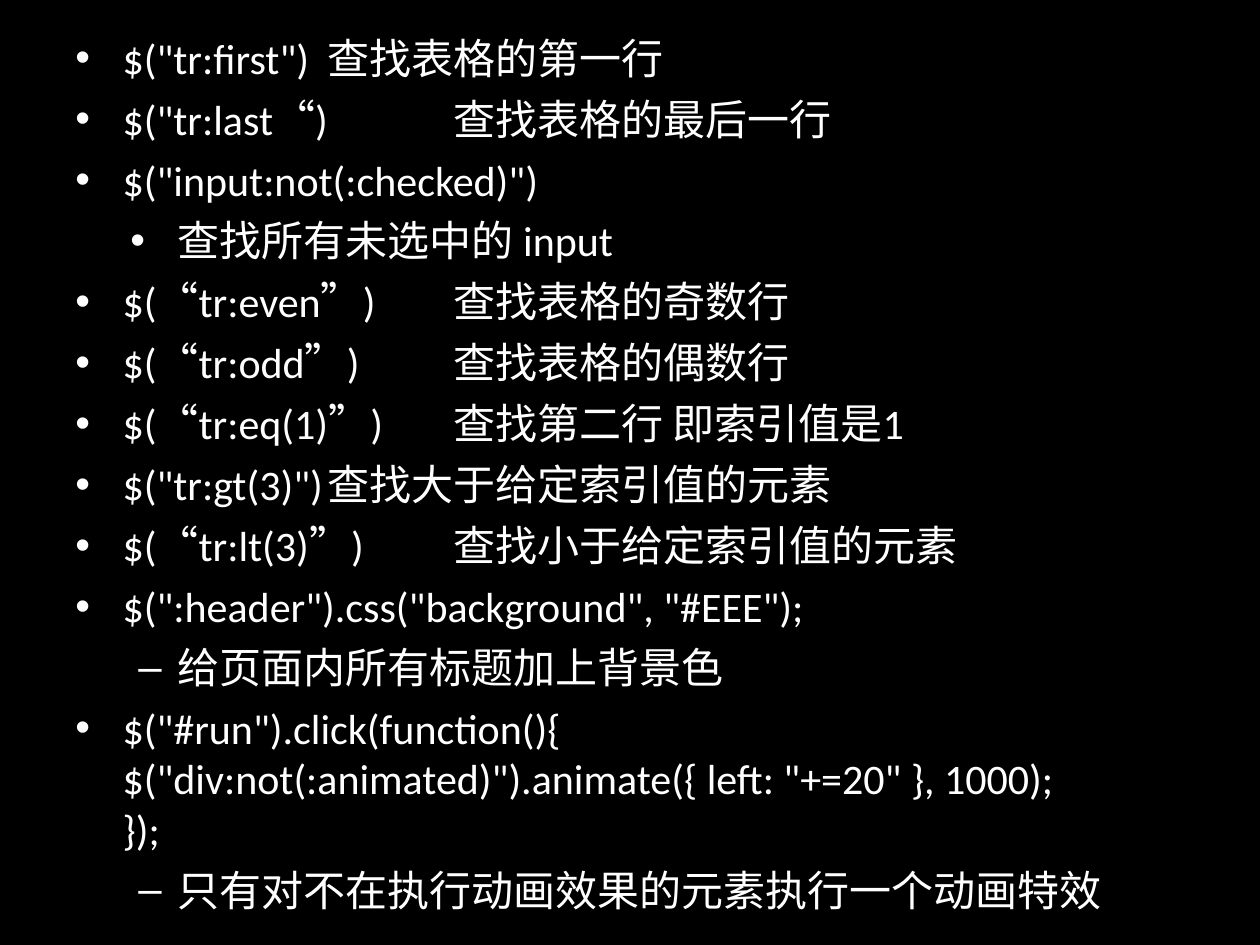
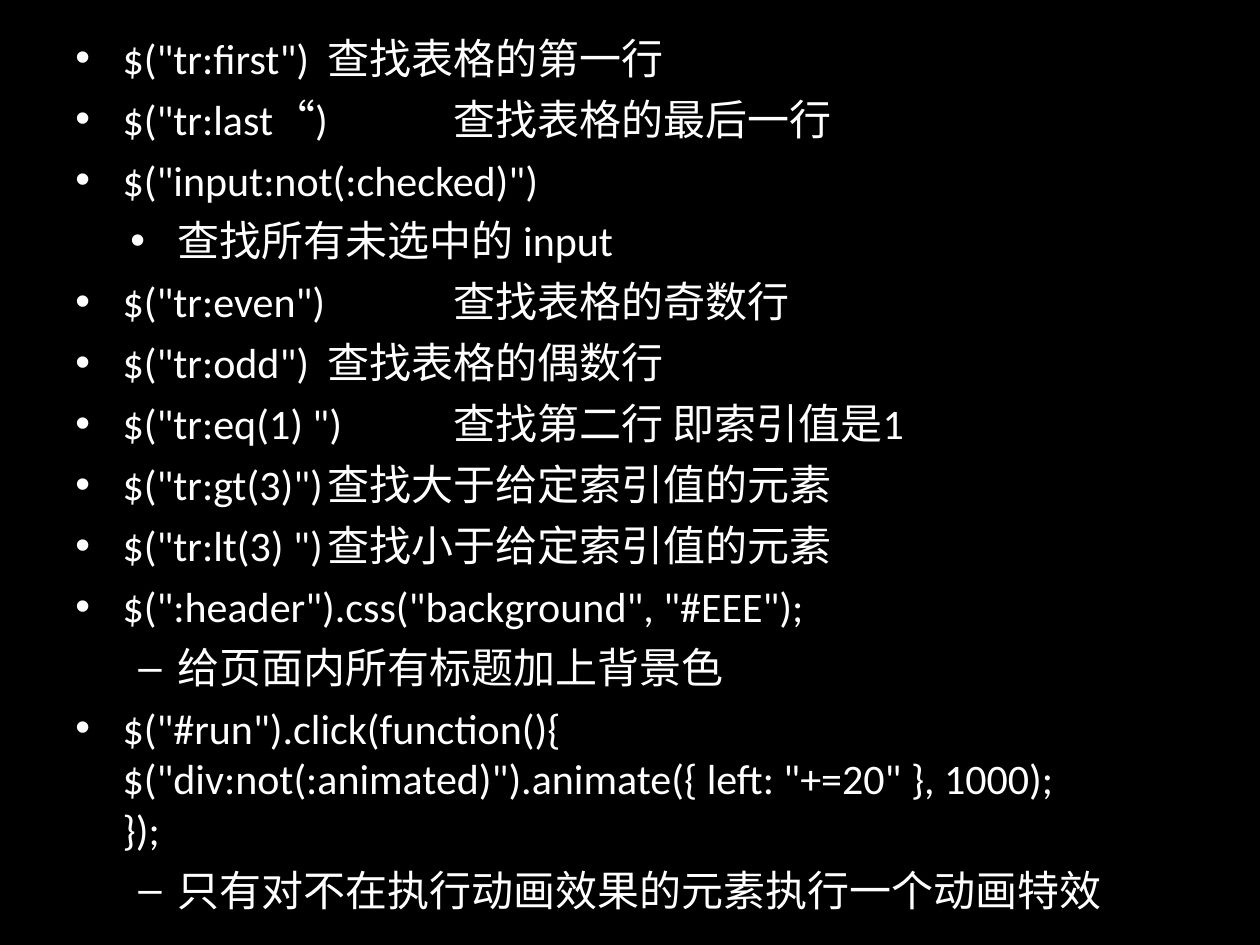
Before and after one commit to jianganglu/share-jquery-basic, a slide deck: slide 10 of jQuery基础应用.ppt. Drawn at 1260x945 pixels with LibreOffice and Linux fonts; fonts in the diff are those of the drawing. Boxes give left, top, right and bottom in pixels: in the first picture for what was removed or moved away, otherwise in the second. Text is boxed around its words. In the diff, an @@ line names an element or a change of style, - is before the commit and + after.

```diff
--- a/jQuery基础应用.ppt
+++ b/jQuery基础应用.ppt
@@ text at (x1=123, y1=281, x2=904, y2=446): text changed @@
-• $(“tr:even”) 查找表格的奇数行
-• $(“tr:odd”) 查找表格的偶数行
-• $(“tr:eq(1)”) 查找第二行 即索引值是1
+• $("tr:even") 查找表格的奇数行
+• $("tr:odd") 查找表格的偶数行
+• $("tr:eq(1) ") 查找第二行 即索引值是1
@@ text at (x1=123, y1=525, x2=831, y2=567): text changed @@
-• $(“tr:lt(3)”) 查找小于给定索引值的元素
+• $("tr:lt(3) ") 查找小于给定索引值的元素
```
Also in this commit, not shown: 5 other files.
